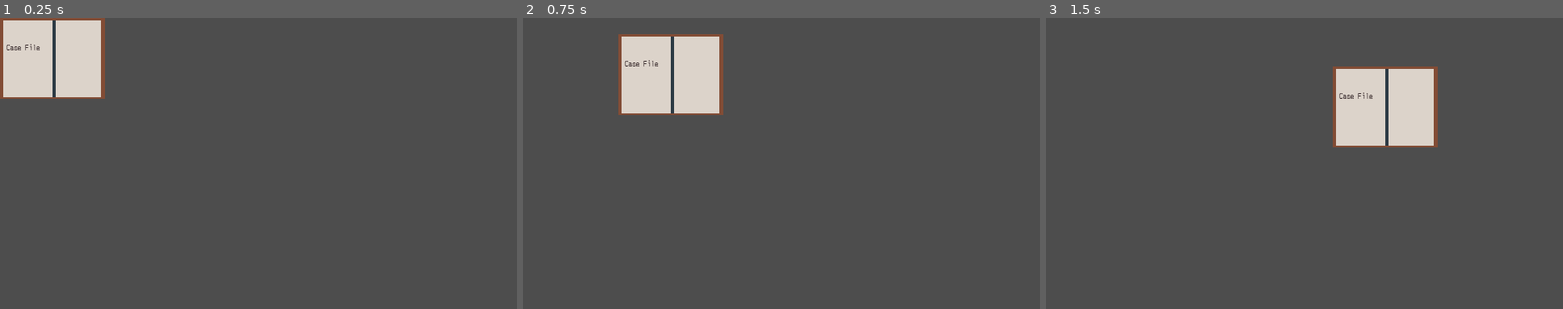
Above: before the commit, frames 1-3 (left to right).
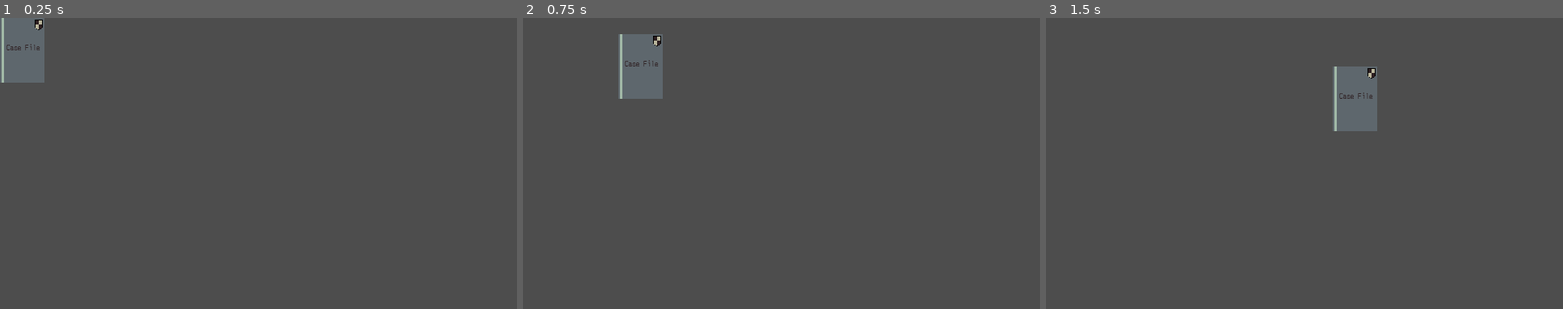
Above: after the commit, the same moments.

Repository: nanda-gopal-sb/sentenced
Game: Godot game, scene res://scenes/components/case_file.tscn
Two runs of this game, one before a commit and one after it. Both use one fixed random seed, a clock stepped at 60 frames per second and the inputs below. This scene is started directly instead of the project's main scene.
Inputs (mouse positions are in pixels of both pictures, inside the frame that each line leads up to):
- Up to frame 1 (0.25 s): no input
- Up to frame 2 (0.75 s): tap Enter at 0.5 s; drag from (543, 50) to (833, 99) at 0.52 s
- Up to frame 3 (1.5 s): tap Space at 1.25 s; drag from (1201, 178) to (1278, 221) at 1.27 s

The runs differ from the first frame. In frame 1, 5.6% of the frame differs, in the area x 0-21%, y 0-28%; in frame 2, 5.6%; in frame 3, 5.6%.

Commit message:
feat : finished the courtroom scene

Diff:
--- a/scenes/components/case_file.tscn
+++ b/scenes/components/case_file.tscn
@@ -1,9 +1,10 @@
 [gd_scene format=3 uid="uid://b4uaiydi6e78d"]
 
 [ext_resource type="Script" uid="uid://c37mj3ya8slw6" path="res://scripts/game/cases_dragging.gd" id="1_7d02j"]
-[ext_resource type="Texture2D" uid="uid://d0etive5qxiuo" path="res://assets/sprites/folder_opened.png" id="2_2cn7k"]
+[ext_resource type="Texture2D" uid="uid://ryuna44lqaev" path="res://assets/sprites/folder_closed.png" id="2_2cn7k"]
 [ext_resource type="FontFile" uid="uid://dbg3y0uc8tdg7" path="res://assets/Merchant Copy.ttf" id="3_ho0yh"]
 [ext_resource type="Texture2D" uid="uid://b37vvw5bba0n2" path="res://assets/sprites/turn_button.png" id="4_2cn7k"]
+[ext_resource type="Texture2D" uid="uid://b8uoc0ad50al5" path="res://assets/sprites/turn_left.png" id="5_lhpo0"]
 
 [node name="Control" type="Control" unique_id=453688964]
 layout_mode = 3
@@ -20,7 +21,6 @@
 texture = ExtResource("2_2cn7k")
 
 [node name="CaseFile" type="RichTextLabel" parent="." unique_id=421754479]
-visible = false
 layout_mode = 0
 offset_left = 8.0
 offset_top = 32.0
@@ -66,20 +66,20 @@
 layout_mode = 0
 offset_left = 4.0
 offset_top = 83.0
-offset_right = 19.0
-offset_bottom = 98.0
+offset_right = 21.546726
+offset_bottom = 98.1131
 rotation = 6.2831855
-texture_normal = ExtResource("4_2cn7k")
+texture_normal = ExtResource("5_lhpo0")
 
 [node name="Line2D" type="Line2D" parent="." unique_id=1989867299]
 
 [node name="ChoiceOverlay" type="VBoxContainer" parent="." unique_id=1642187027]
 visible = false
 layout_mode = 0
-offset_left = 72.0
-offset_top = 48.0
-offset_right = 122.0
-offset_bottom = 82.0
+offset_left = 10.0
+offset_top = 28.0
+offset_right = 60.0
+offset_bottom = 62.0
 
 [node name="DeathPenalty" type="Button" parent="ChoiceOverlay" unique_id=1758991700]
 layout_mode = 2
--- /dev/null
+++ b/scenes/courtroom.tscn
@@ -0,0 +1,63 @@
+[gd_scene format=3 uid="uid://bwkq8h0hkau3r"]
+
+[ext_resource type="Texture2D" uid="uid://lpqowycsyx5h" path="res://assets/sprites/courtroom.png" id="1_cn4mi"]
+[ext_resource type="Texture2D" uid="uid://dmsenbqhd8yye" path="res://assets/sprites/desk.png" id="4_br1sx"]
+
+[node name="Control" type="Control" unique_id=1025668268]
+layout_mode = 3
+anchors_preset = 15
+anchor_right = 1.0
+anchor_bottom = 1.0
+grow_horizontal = 2
+grow_vertical = 2
+
+[node name="ChamberRoom" type="TextureRect" parent="." unique_id=1109299106]
+layout_mode = 1
+anchors_preset = 10
+anchor_right = 1.0
+offset_bottom = 144.0
+grow_horizontal = 2
+texture = ExtResource("1_cn4mi")
+
+[node name="DeskSurface" type="Control" parent="." unique_id=959685859]
+anchors_preset = 0
+offset_top = 144.0
+offset_right = 640.0
+offset_bottom = 360.0
+
+[node name="TextureRect" type="TextureRect" parent="DeskSurface" unique_id=1254466174]
+layout_mode = 1
+anchors_preset = 15
+anchor_right = 1.0
+anchor_bottom = 1.0
+grow_horizontal = 2
+grow_vertical = 2
+texture = ExtResource("4_br1sx")
+
+[node name="LayoutGuild" type="Control" parent="DeskSurface" unique_id=54544148]
+layout_mode = 1
+anchors_preset = 15
+anchor_right = 1.0
+anchor_bottom = 1.0
+grow_horizontal = 2
+grow_vertical = 2
+
+[node name="LeftZone" type="ReferenceRect" parent="DeskSurface/LayoutGuild" unique_id=1108440289]
+layout_mode = 0
+offset_right = 160.0
+offset_bottom = 227.0
+border_color = Color(0.61796683, 0.52396303, 0.29806545, 1)
+
+[node name="MiddleZone" type="ReferenceRect" parent="DeskSurface/LayoutGuild" unique_id=472956945]
+layout_mode = 0
+offset_left = 159.0
+offset_right = 479.0
+offset_bottom = 228.0
+border_color = Color(0.25957474, 0.55736077, 0.80812305, 1)
+
+[node name="RightZone" type="ReferenceRect" parent="DeskSurface/LayoutGuild" unique_id=1262428556]
+layout_mode = 0
+offset_left = 480.0
+offset_right = 640.0
+offset_bottom = 228.0
+border_color = Color(0.4256837, 0.60103345, 0.060684457, 1)
--- a/scripts/game/cases_dragging.gd
+++ b/scripts/game/cases_dragging.gd
@@ -11,30 +11,32 @@
 @onready var page_turn_btn: TextureButton = $RghtTurnButton
 @onready var page_back_btn: TextureButton = $LeftTurnButton
 @onready var choice_overlay: VBoxContainer = $ChoiceOverlay
-# Data structure holding individual page strings.
-# Each entry in the array represents ONE single page face.
+
+@onready var deathPenaltyBtn: Button = $ChoiceOverlay/DeathPenalty
+@onready var courtSummon: Button = $ChoiceOverlay/CourtSummon
+
 var folder_pages: Array[String] = [
 	"PAGE 1:\nINCIDENT DOSSIER\n\nSubject entered Kochi checkpoint without a valid entry permit.",
 	"PAGE 2:\nBIOMETRICS\n\nEye Color: Brown\nHeight: 178 cm\nDistinguishing Marks: None.",
 	"PAGE 3:\nPREVIOUS VIOLATIONS\n\n- 2024: Unauthorized entry attempt\n- 2025: Contraband smuggling.",
-	"PAGE 4:\nFINAL VERDICT\n\nClearance denied.\nDetain subject if entry is forced."
+	"PAGE 4:\nFINAL VERDICT\n\nClearance denied.\nDetain subject if entry is forced.",
+	""
 ]
 const BASELINE_WIDTH: float = 80.0
 const BASELINE_HEIGHT: float = 50.0
-var current_spread_index: int = 0 # 0 means pages (1 and 2), 1 means pages (3 and 4), etc.
+var current_spread_index: int = 0
 var middle_zone: ReferenceRect
 var is_dragging: bool = false
 var drag_offset: Vector2 = Vector2.ZERO
 
-# Simple data string for the letter's contents
 var letter_content: String = "You Murdered My Family"
 
 func _ready() -> void:
 	page_turn_btn.pressed.connect(_on_page_turn_pressed)
 	page_back_btn.pressed.connect(_on_page_back_pressed)
+	courtSummon.pressed.connect(_on_address_court)
 	update_ledger_display()
 	gui_input.connect(_on_gui_input)
-	# Keep text hidden by default while it sits inside the closed envelope pile
 	left_page_label.visible = false
 	right_page_label.visible = false
 	page_turn_btn.visible = false
@@ -96,6 +98,8 @@
 			case_label.visible = true
 			page_turn_btn.visible = false
 			page_back_btn.visible = false
+			choice_overlay.visible = false
+			current_spread_index = 0
 
 func update_ledger_display() -> void:
 	# Calculate which array indices correspond to our current left and right view
@@ -121,9 +125,11 @@
 	var next_spread_has_pages = (current_spread_index + 1) * 2 < folder_pages.size()
 
 	if next_spread_has_pages:
-		page_turn_btn.visible = true  # Keep the dog-ear visible if more pages remain
+		page_turn_btn.visible = true
+		choice_overlay.visible = false  # Keep the dog-ear visible if more pages remain
 	else:
 		page_turn_btn.visible = false # Hide it completely on the final page spread!
+		choice_overlay.visible = true # Show the choices when the final page is reached
 
 	# Determine if there are previous pages to see
 	var previous_spread_has_pages = current_spread_index > 0
@@ -139,3 +145,23 @@
 func _on_page_back_pressed() -> void:
 	current_spread_index -= 1
 	update_ledger_display()
+func _on_address_court() -> void:
+	# 1. Hide the interactive choice panel immediately
+	choice_overlay.visible = false
+
+	# 2. Set the global engine background canvas color to absolute black
+	RenderingServer.set_default_clear_color(Color.BLACK)
+
+	# 3. Hide your primary desk node structure container.
+	# Assuming your root node setup is "/root/Control/DeskSurface",
+	# turning visible to false instantly stops rendering all desk sprites, text, and elements.
+	var main_desk_surface = get_node("/root/Control")
+	if main_desk_surface:
+		main_desk_surface.visible = false
+
+	# 4. Handle the cinematic 2-second dramatic hold using a clean SceneTree timer
+	# This avoids needing to instantiate a custom Tween layout
+	await get_tree().create_timer(2.0).timeout
+
+	# 5. Jump straight into the courtroom scene once the timeout expires
+	get_tree().change_scene_to_file("res://scenes/courtroom.tscn")
Binary file added: assets/sprites/courtroom.png
Not shown, added: assets/sprites/courtroom.png.import
Binary file added: assets/sprites/turn_left.png
Not shown, added: assets/sprites/turn_left.png.import
Binary file added: pallete.png
Not shown, added: pallete.png.import
